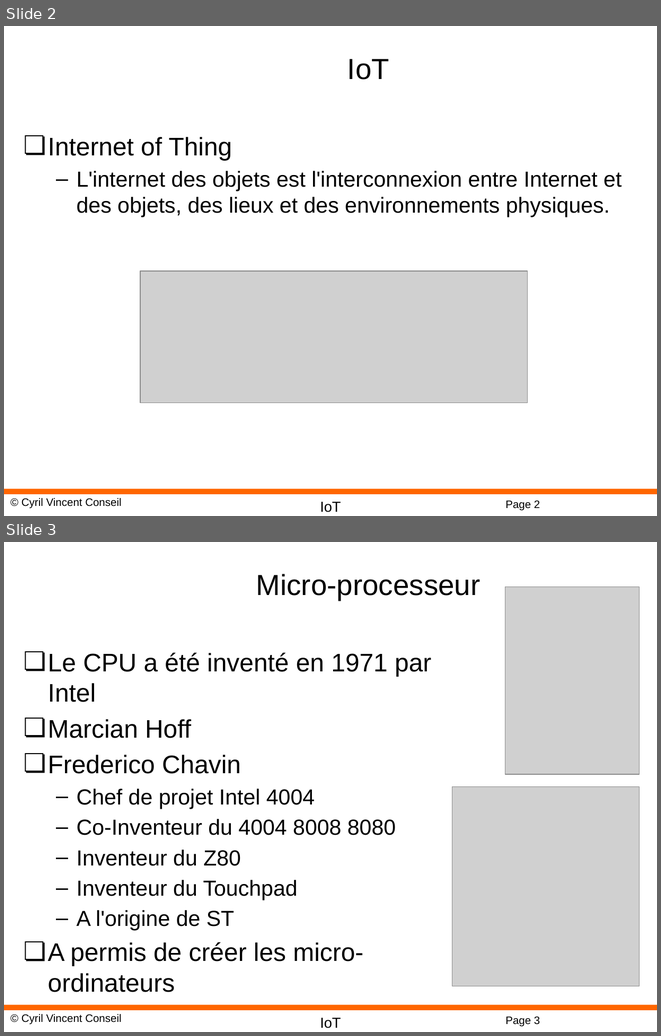
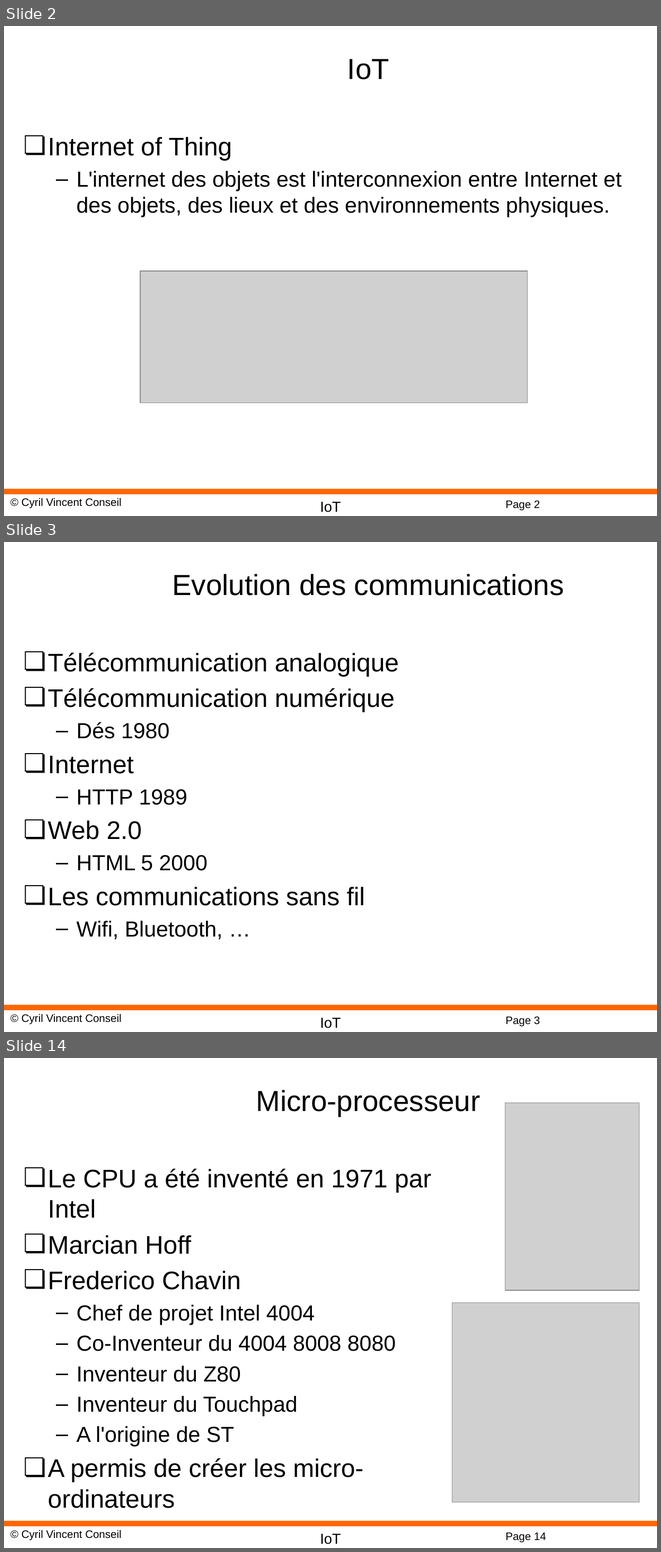
Before and after one commit to cyrilvincent/IoT, a slide deck: ppt/IoT01-Intro.pptx. Shown one above the other, each under a label of ours: slides 2 and 3 before the commit, slides 2, 3 and 14 after it; the slides between them are not shown. The pictures are 661x1036 and 661x1552 pixels, drawn with LibreOffice and Linux fonts; fonts in the diff are those of the drawing; grey boxes stand for pictures; background and template pictures are left out. Boxes give left, top, right and bottom in pixels: in the first picture for what was removed or moved away, otherwise in the second. Text is boxed around its words. In the diff, an @@ line names an element or a change of style, - is before the commit and + after.

```diff
--- a/ppt/IoT01-Intro.pptx
+++ b/ppt/IoT01-Intro.pptx
@@ slide 3 added at [4, 542, 657, 1032], background #FFFFFF; not listed: 4 template elements that a slide beside it also shows @@
@@ title added at [172, 574, 564, 596], 32 pt, text #000000 @@
+Evolution des communications
@@ text added at [48, 652, 399, 940], 28 pt, text #000000 @@
+❏ Télécommunication analogique
+❏ Télécommunication numérique
+  – Dés 1980
+❏ Internet
+  – HTTP 1989
+❏ Web 2.0
+  – HTML 5 2000
+❏ Les communications sans fil
+  – Wifi, Bluetooth, …
@@ what was slide 3 is now slide 14 @@
@@ page number at [505, 1532, 546, 1542]: text changed @@
-Page 3
+Page 14
```
Also in this commit, not shown: 16 other slides added, 56 other files.
